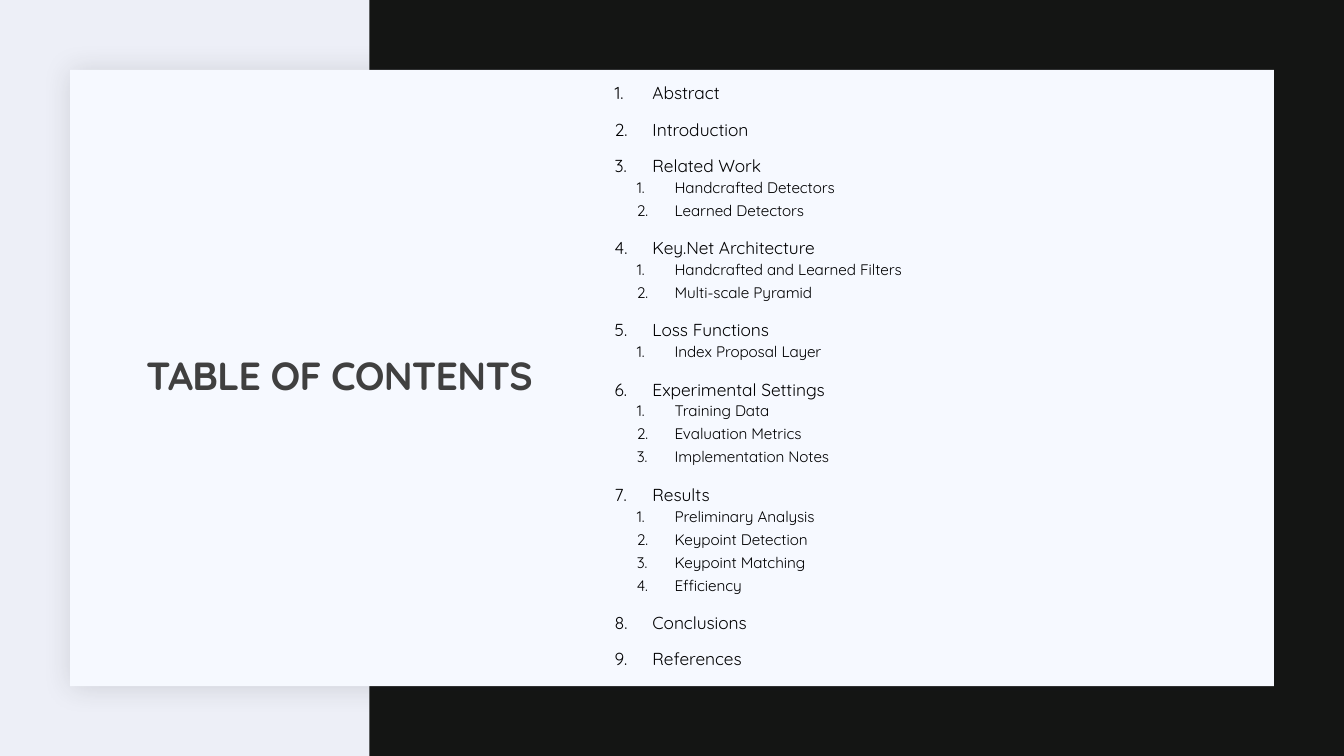
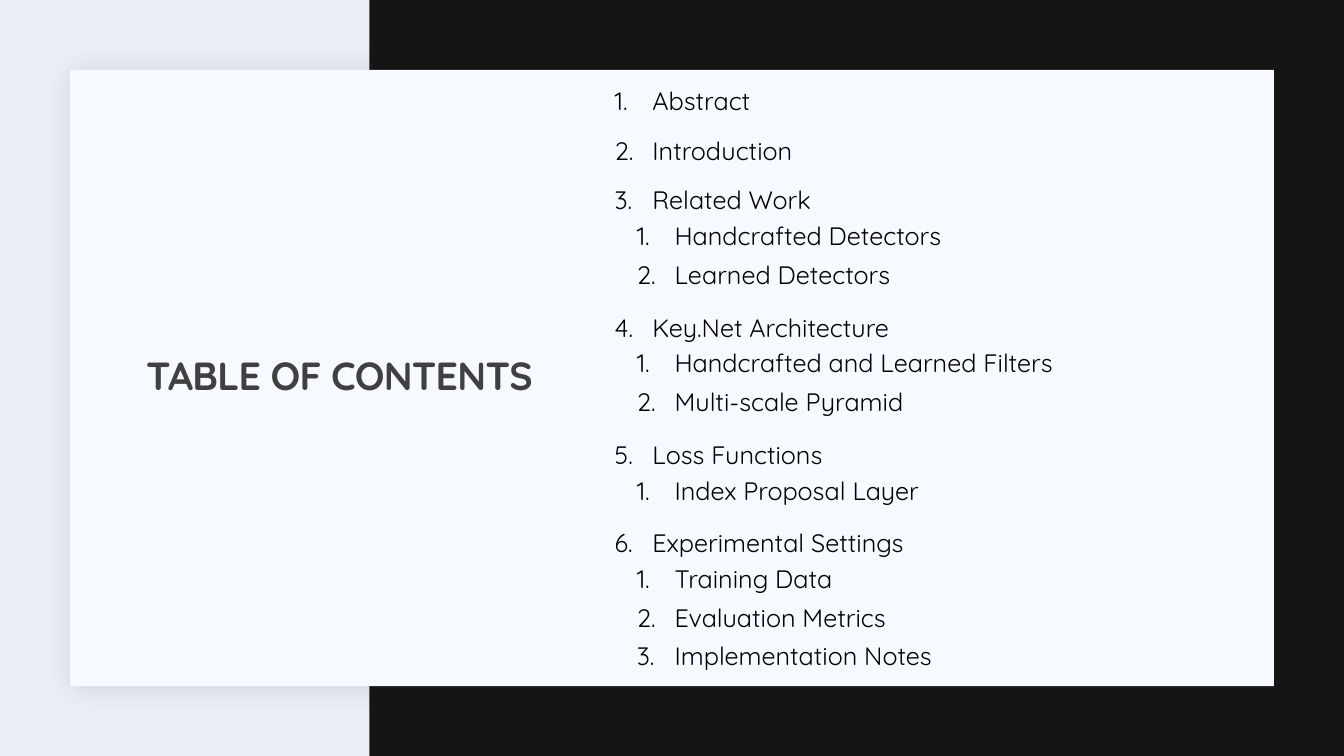
Before and after one commit to semnan-university-ai/Key.Net, a slide deck: slide 2 of slides.pptx. Drawn at 1344x756 pixels with LibreOffice and Linux fonts; fonts in the diff are those of the drawing. Boxes give left, top, right and bottom in pixels: in the first picture for what was removed or moved away, otherwise in the second. Text is boxed around its words. In the diff, an @@ line names an element or a change of style, - is before the commit and + after.

```diff
--- a/slides.pptx
+++ b/slides.pptx
@@ text "Abstract" at <box>652,91,1052,670</box>: size 12.4 to 18 pt in "Abstract", "Introduction", "Related Work", "Key.Net Architecture" and 2 more places; size 10.8 to 18 pt in "Handcrafted Detectors", "Learned Detectors", "Handcrafted and Learned Filters", "Multi-scale Pyramid" and 4 more places; line spacing 0.8 to 1 @@
@@ text at <box>652,488,815,665</box>: paragraphs removed @@
-7. Results
-  1. Preliminary Analysis
-  2. Keypoint Detection
-  3. Keypoint Matching
-  4. Efficiency
-8. Conclusions
-9. References
```
Also in this commit, not shown: 10 other slides changed, 21 slides added, 10 slides removed, 4 other files.
